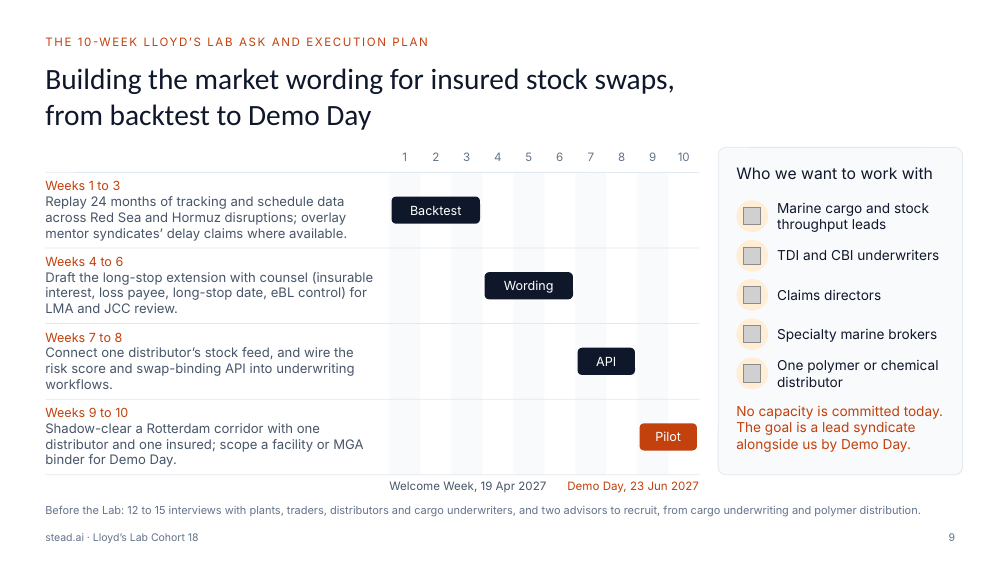
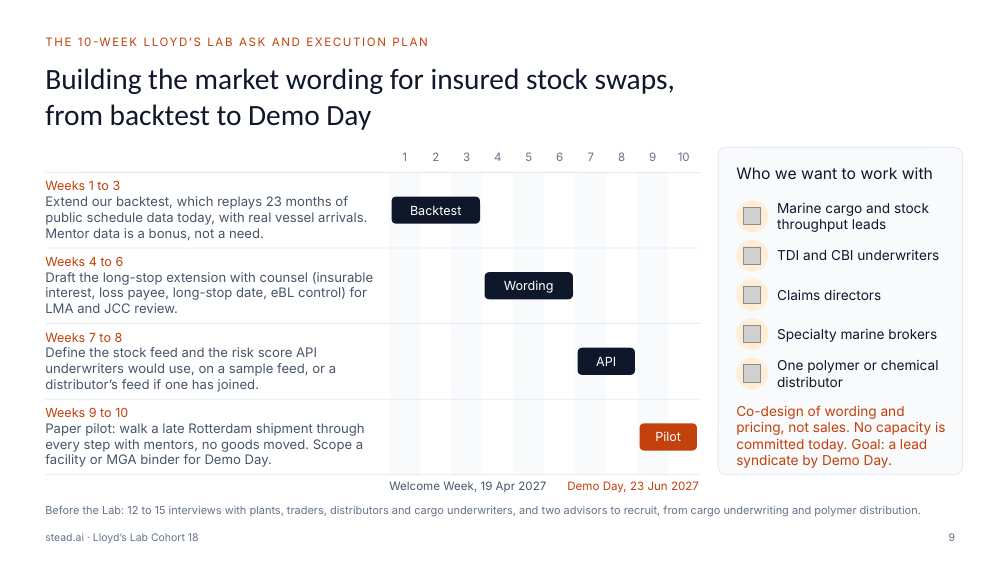
Before and after one commit to UdiRuni/stead-ai, a slide deck: slide 9 of docs/deck/stead.ai_Stock_Swap_Pitch_Deck_Short.pptx. Drawn at 1008x567 pixels with LibreOffice and Linux fonts; fonts in the diff are those of the drawing; grey boxes stand for pictures. Boxes give left, top, right and bottom in pixels: in the first picture for what was removed or moved away, otherwise in the second. Text is boxed around its words. In the diff, an @@ line names an element or a change of style, - is before the commit and + after.

```diff
--- a/docs/deck/stead.ai_Stock_Swap_Pitch_Deck_Short.pptx
+++ b/docs/deck/stead.ai_Stock_Swap_Pitch_Deck_Short.pptx
@@ text at [45,196,367,241]: text changed @@
-Replay 24 months of tracking and schedule data across Red Sea and Hormuz disruptions; overlay mentor syndicates’ delay claims where available.
+Extend our backtest, which replays 23 months of public schedule data today, with real vessel arrivals. Mentor data is a bonus, not a need.
@@ text at [45,347,336,392]: text changed @@
-Connect one distributor’s stock feed, and wire the risk score and swap-binding API into underwriting workflows.
+Define the stock feed and the risk score API underwriters would use, on a sample feed, or a distributor’s feed if one has joined.
@@ text at [736,405,945,468]: text changed @@
-No capacity is committed today. The goal is a lead syndicate alongside us by Demo Day.
+Co-design of wording and pricing, not sales. No capacity is committed today. Goal: a lead syndicate by Demo Day.
@@ text at [45,423,365,467]: text changed @@
-Shadow-clear a Rotterdam corridor with one distributor and one insured; scope a facility or MGA binder for Demo Day.
+Paper pilot: walk a late Rotterdam shipment through every step with mentors, no goods moved. Scope a facility or MGA binder for Demo Day.
```
Also in this commit, not shown: 2 other slides changed, 2 other files.
